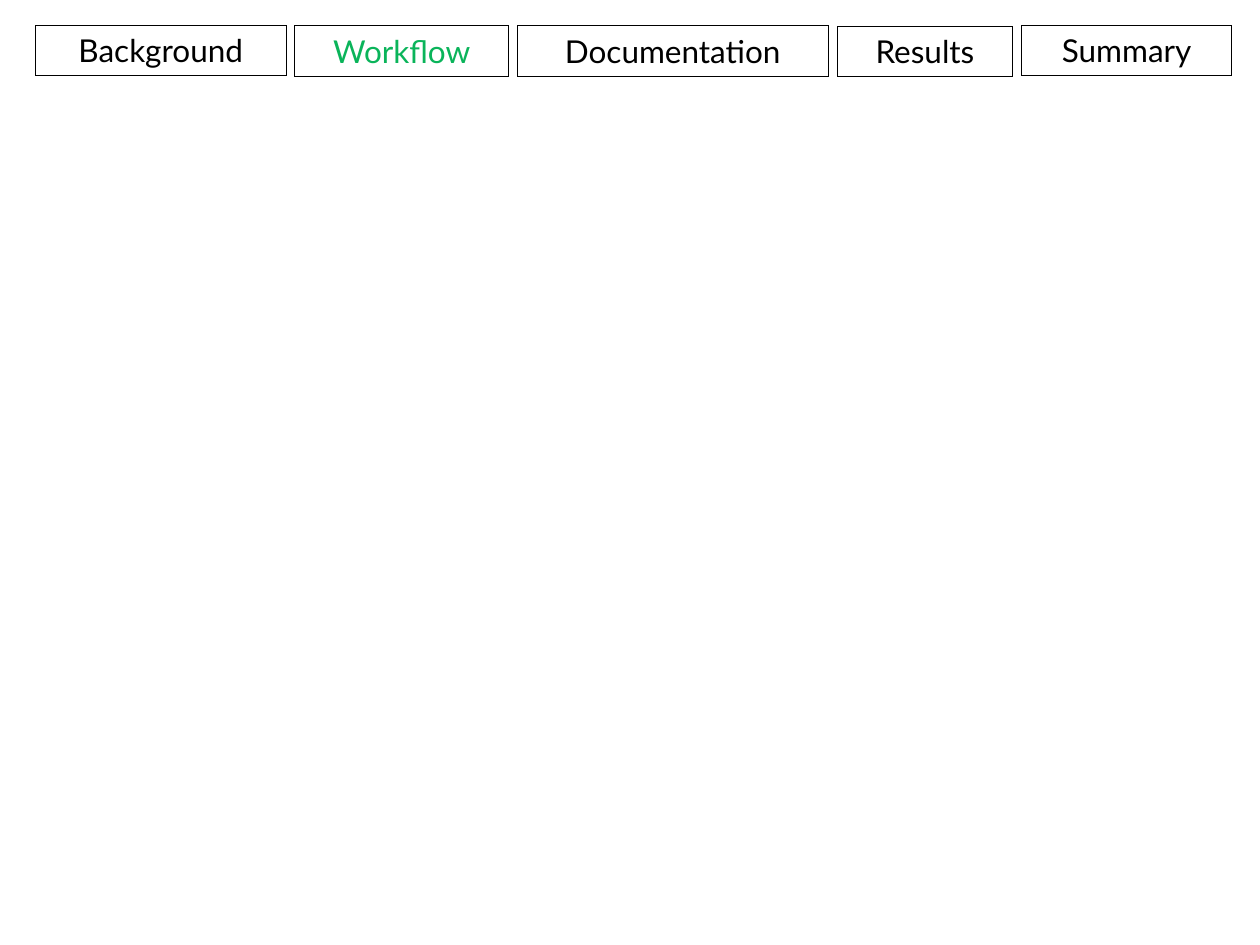
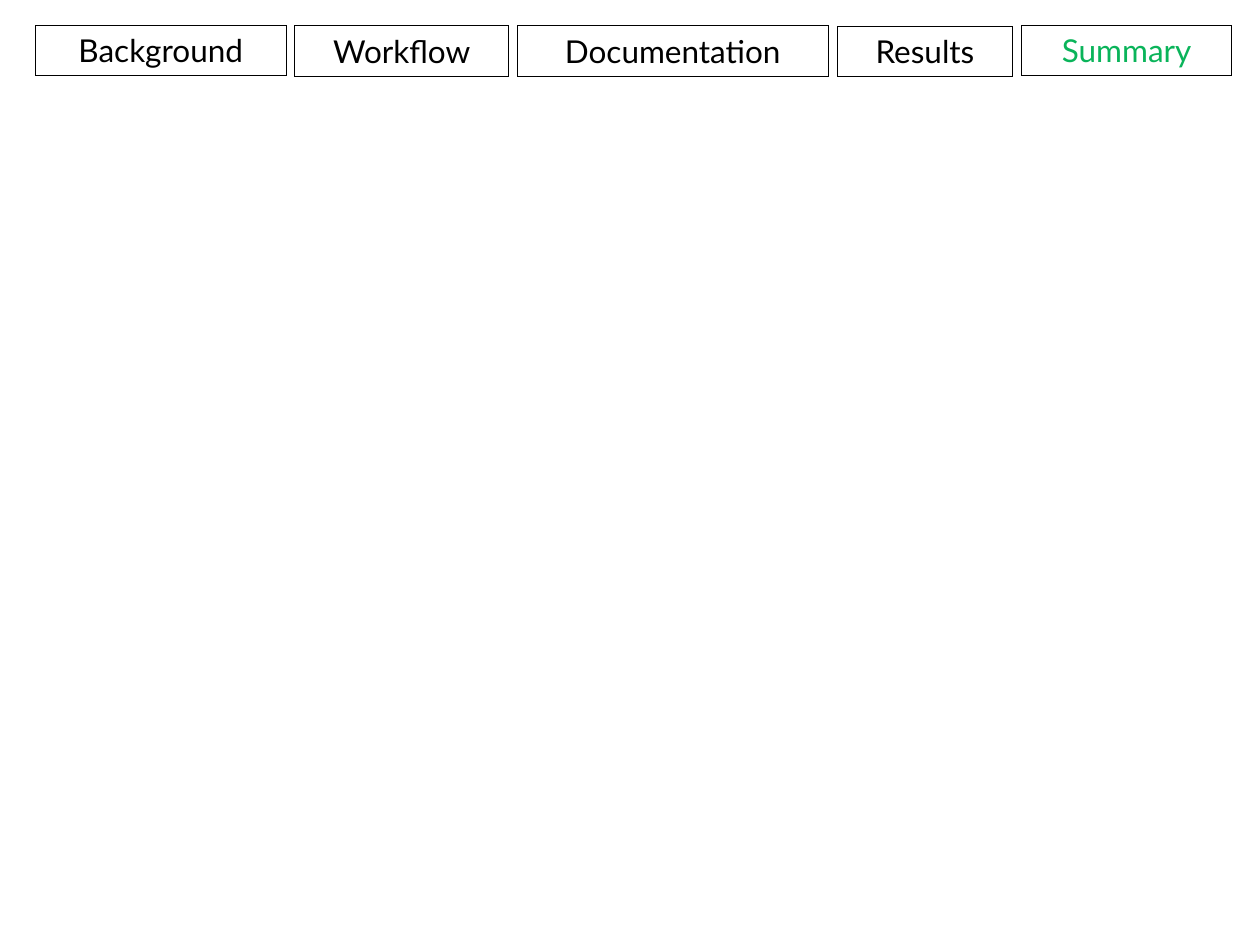
Before and after one commit to aweeger/BCB546X_FinalGroup, a slide deck: slide 30 of Presentation.pptx (slide 14 before the commit). Drawn at 1260x945 pixels with LibreOffice and Linux fonts; fonts in the diff are those of the drawing. Boxes give left, top, right and bottom in pixels: in the first picture for what was removed or moved away, otherwise in the second. Text is boxed around its words. In the diff, an @@ line names an element or a change of style, - is before the commit and + after.

```diff
--- a/Presentation.pptx
+++ b/Presentation.pptx
@@ rectangle "Workflow" at <box>295,26,509,77</box>: text colour #0AB45A to #000000 @@
@@ rectangle "Summary" at <box>1022,25,1231,76</box>: text colour #000000 to #0AB45A @@
```
Also in this commit, not shown: 3 other slides changed, 14 slides added, 1 slide removed.
